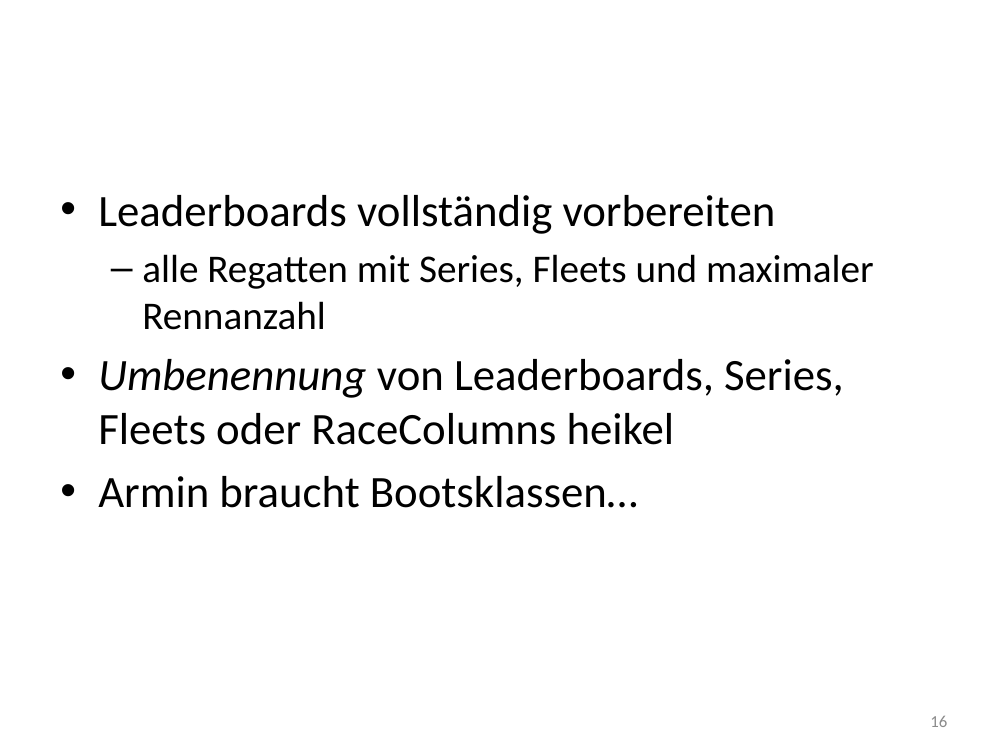
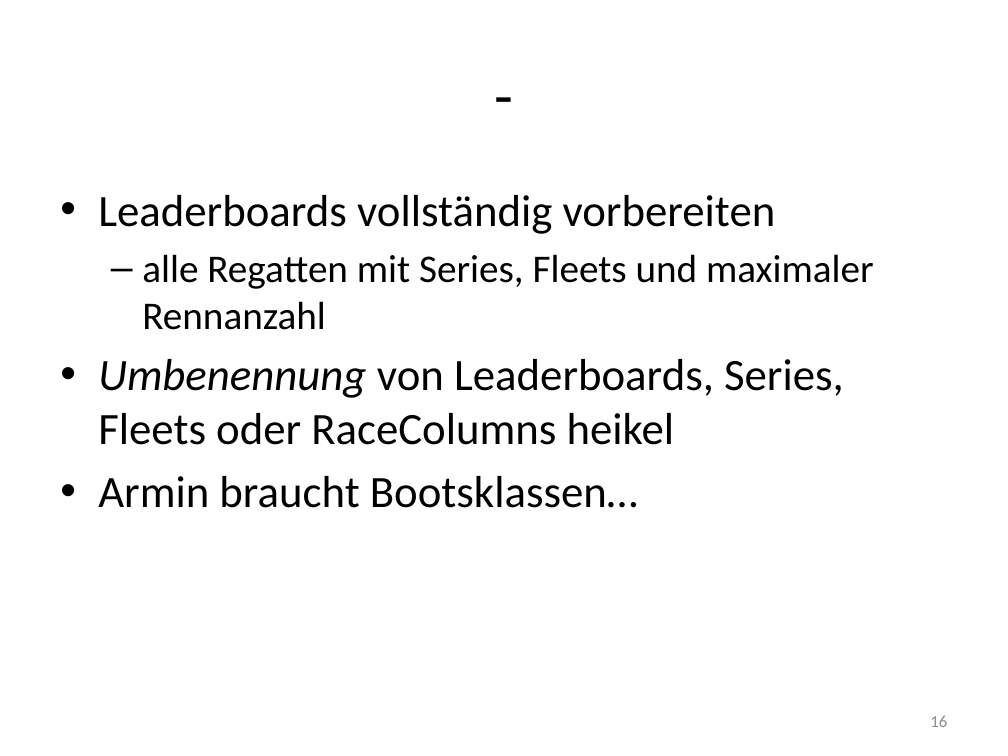
Before and after one commit to axeluhl/sailing-analytics, a slide deck: slide 16 of doc/rccockpit022013.pptx. Drawn at 1008x756 pixels with LibreOffice and Linux fonts; fonts in the diff are those of the drawing. Boxes give left, top, right and bottom in pixels: in the first picture for what was removed or moved away, otherwise in the second. Text is boxed around its words. In the diff, an @@ line names an element or a change of style, - is before the commit and + after.

```diff
--- a/doc/rccockpit022013.pptx
+++ b/doc/rccockpit022013.pptx
@@ title added at (x1=50, y1=30, x2=958, y2=156), 44 pt, text #000000 @@
+-
```
Also in this commit, not shown: 1 other slide changed.
